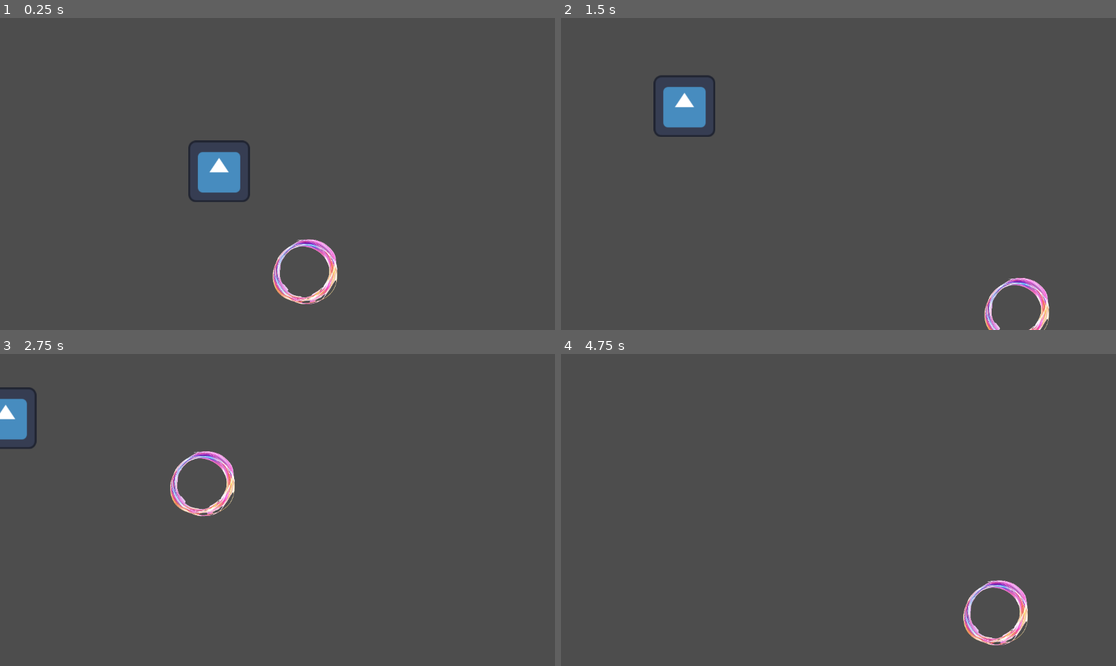
Above: before the commit, frames 1-4 (two rows, left to right).
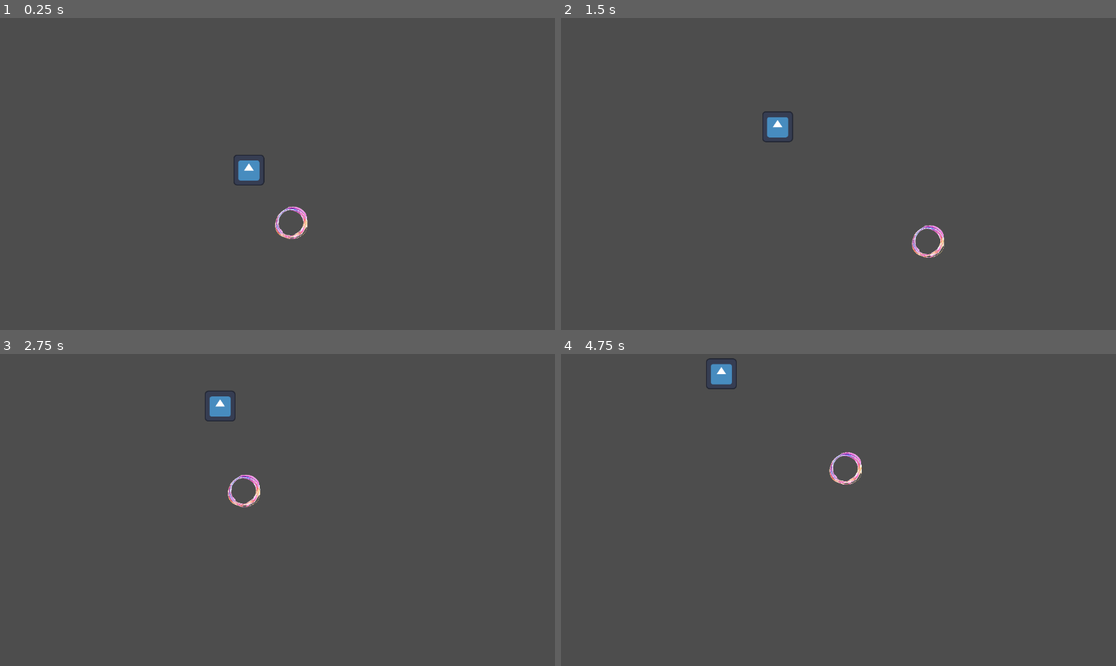
Above: after the commit, the same moments.

Repository: cc413323/ball
Game: Godot game, scene res://scenes/main.tscn
Two runs of this game, one before a commit and one after it. Both use one fixed random seed, a clock stepped at 60 frames per second and the inputs below. The engine's default icon, where the game draws it, is replaced by a stand-in: a white triangle on a blue panel in a dark square.
Inputs:
- Up to frame 1 (0.25 s): no input
- Up to frame 2 (1.5 s): tap Enter (switchTrainSim, bound only after the commit) at 0.5, 1.35 s; hold Right (ui_right) 0.53-1.28 s; hold Enter (switchTrainSim, bound only after the commit) 0.53-1.28 s; hold Down (ui_down) from 1.28 s (still down)
- Up to frame 3 (2.75 s): release Down (ui_down) at 2.03 s; hold Right (ui_right) from 2.03 s (still down); hold Enter (switchTrainSim, bound only after the commit) from 2.03 s (still down)
- Up to frame 4 (4.75 s): release Right (ui_right) at 2.78 s; release Enter (switchTrainSim, bound only after the commit) at 2.78 s; hold Up (ui_up) 2.78-3.53 s; tap Enter (switchTrainSim, bound only after the commit) at 2.85, 4.35 s; hold Enter (switchTrainSim, bound only after the commit) 3.53-4.28 s; hold Left (ui_left) from 3.53 s (still down)

The runs differ from the first frame. In frame 1, 2.6% of the frame differs, in the area x 33-61%, y 39-92%; in frame 2, 2.5%; in frame 3, 2.1%; in frame 4, 1.4%.

Commit message:
other updates

Diff:
--- a/data/bot_model.json
+++ b/data/bot_model.json
@@ -1 +1 @@
-{"A": [[-0.020298969011964187, 0.09463972621186821], [-0.17127569614020424, -0.06709545022591903], [-0.16020937137013258, 0.19817753940341315], [0.04999788103356024, 0.04193449784404668], [-0.00359844230520924, -0.02331997569246901]], "mean": [0.8048038968928473, -0.44786274258159986, 0.1807320759444049, 0.5426708042171788, 0.6146620964454051], "std": [0.23958763805509187, 0.4233917760786159, 0.7096510132801566, 0.11066837686890227, 0.1272964112856092]}
+{"A": [[0.22089964090787312, -0.0837220842724514], [0.014492103912813359, -0.1863045840017369], [-0.1338378461757442, 0.15179837870008633], [0.0036546093318451864, -0.01836875127539645], [-0.010377772178184932, 0.05471671751129113]], "mean": [0.788641747173831, -0.39354931801626825, 0.01978623978231616, 0.4532439017685311, 0.5965149079175157], "std": [0.2262119300475543, 0.5322341877625669, 0.702230244760778, 0.09491194776370998, 0.1999736950303873]}
--- a/project.godot
+++ b/project.godot
@@ -22,6 +22,11 @@
 "events": [Object(InputEventKey,"resource_local_to_scene":false,"resource_name":"","device":-1,"window_id":0,"alt_press …(189 unchanged characters)…
 ]
 }
+switchTrainSim={
+"deadzone": 0.2,
+"events": [Object(InputEventKey,"resource_local_to_scene":false,"resource_name":"","device":-1,"window_id":0,"alt_pressed":false,"shift_pressed":false,"ctrl_pressed":false,"meta_pressed":false,"pressed":false,"keycode":0,"physical_keycode":4194309,"key_label":0,"unicode":0,"location":0,"echo":false,"script":null)
+]
+}
 
 [physics]
 
--- a/scenes/main.tscn
+++ b/scenes/main.tscn
@@ -18,5 +18,6 @@
 [node name="data_collection" parent="." unique_id=1377787355 instance=ExtResource("5_tbgi4")]
 
 [node name="Camera2D" type="Camera2D" parent="." unique_id=988478782]
+zoom = Vector2(0.5, 0.5)
 
 [node name="bot" parent="." unique_id=1378102333 instance=ExtResource("2_sugp2")]
